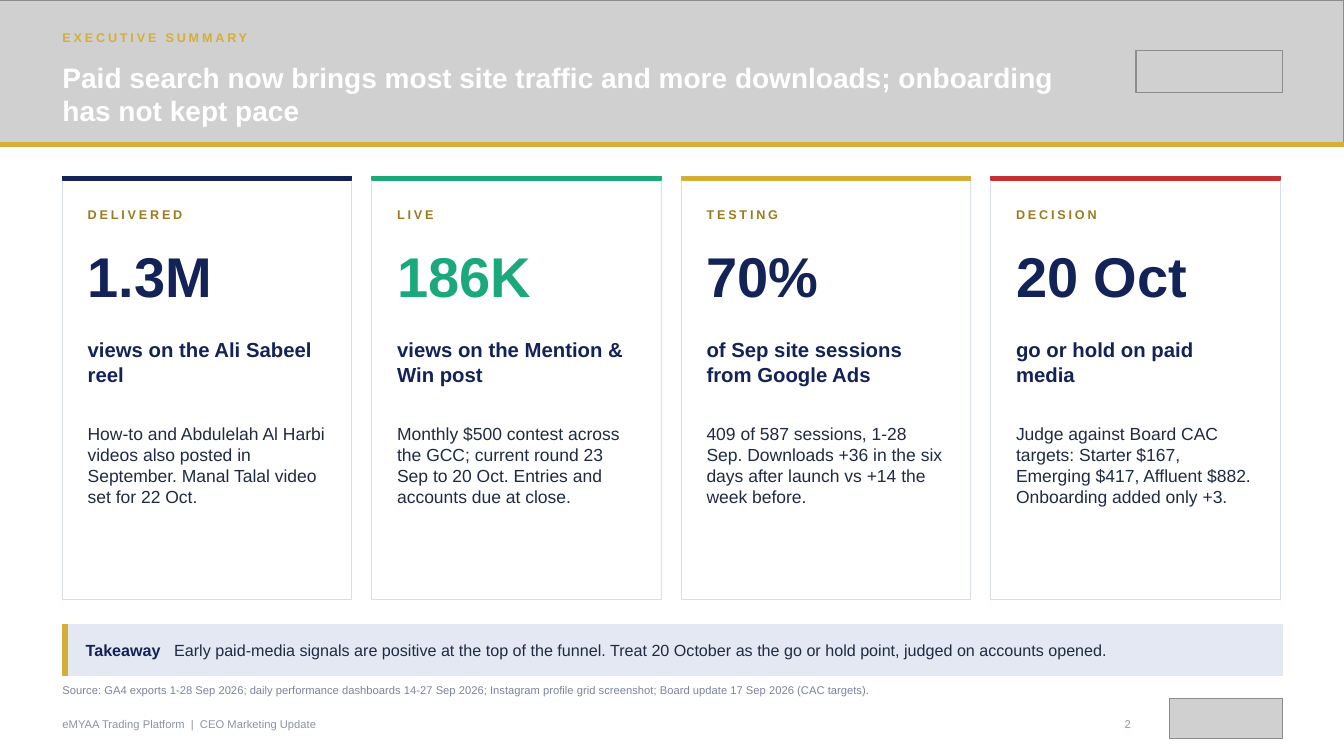
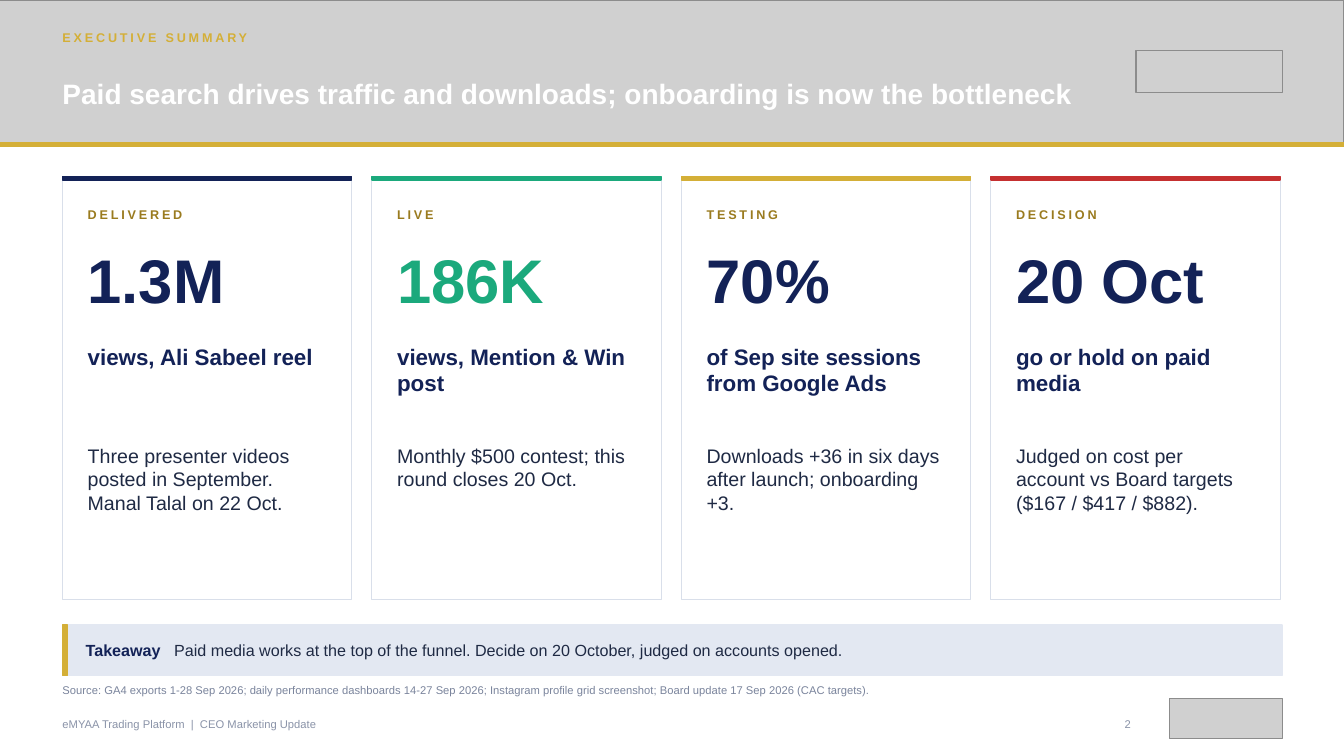
Before and after one commit to hatemmsc-ops/HatemIsa_202508993_IT9002_NLP_Project, a slide deck: slide 2 of emyaa-ceo-deck/output/final-deck/eMYAA-Marketing-Update-01.10.2026-CEO-Redesigned.pptx. Drawn at 1344x756 pixels with LibreOffice and Linux fonts; fonts in the diff are those of the drawing; grey boxes stand for pictures. Boxes give left, top, right and bottom in pixels: in the first picture for what was removed or moved away, otherwise in the second. Text is boxed around its words. In the diff, an @@ line names an element or a change of style, - is before the commit and + after.

```diff
--- a/emyaa-ceo-deck/output/final-deck/eMYAA-Marketing-Update-01.10.2026-CEO-Redesigned.pptx
+++ b/emyaa-ceo-deck/output/final-deck/eMYAA-Marketing-Update-01.10.2026-CEO-Redesigned.pptx
@@ text at bbox=[62, 84, 1071, 110]: text changed @@
-Paid search now brings most site traffic and more downloads; onboarding has not kept pace
+Paid search drives traffic and downloads; onboarding is now the bottleneck
@@ size 40 to 44 pt in 4 elements at bbox=[88, 260, 225, 304], bbox=[397, 260, 544, 304], bbox=[707, 260, 830, 304], bbox=[1016, 260, 1205, 304] @@
@@ text at bbox=[88, 348, 313, 369]: text changed; size 14.5 to 16 pt @@
-views on the Ali Sabeel reel
+views, Ali Sabeel reel
@@ text at bbox=[397, 348, 625, 396]: text changed; size 14.5 to 16 pt @@
-views on the Mention & Win post
+views, Mention & Win post
@@ text "of Sep site sessions from ..." at bbox=[707, 348, 922, 396]: size 14.5 to 16 pt @@
@@ text "go or hold on paid ..." at bbox=[1016, 348, 1211, 392]: size 14.5 to 16 pt @@
@@ text at bbox=[88, 448, 290, 511]: text changed; size 12.5 to 14 pt @@
-How-to and Abdulelah Al Harbi videos also posted in September. Manal Talal video set for 22 Oct.
+Three presenter videos posted in September. Manal Talal on 22 Oct.
@@ text at bbox=[397, 448, 626, 486]: text changed; size 12.5 to 14 pt @@
-Monthly $500 contest across the GCC; current round 23 Sep to 20 Oct. Entries and accounts due at close.
+Monthly $500 contest; this round closes 20 Oct.
@@ text at bbox=[707, 448, 939, 511]: text changed; size 12.5 to 14 pt @@
-409 of 587 sessions, 1-28 Sep. Downloads +36 in the six days after launch vs +14 the week before.
+Downloads +36 in six days after launch; onboarding +3.
@@ text at bbox=[1016, 448, 1233, 514]: text changed; size 12.5 to 14 pt @@
-Judge against Board CAC targets: Starter $167, Emerging $417, Affluent $882. Onboarding added only +3.
+Judged on cost per account vs Board targets ($167 / $417 / $882).
@@ text at bbox=[86, 644, 842, 660]: text changed @@
-Takeaway Early paid-media signals are positive at the top of the funnel. Treat 20 October as the go or hold point, judged on accounts opened.
+Takeaway Paid media works at the top of the funnel. Decide on 20 October, judged on accounts opened.
```
Also in this commit, not shown: 8 other slides changed, 3 slides removed, 20 other files.
